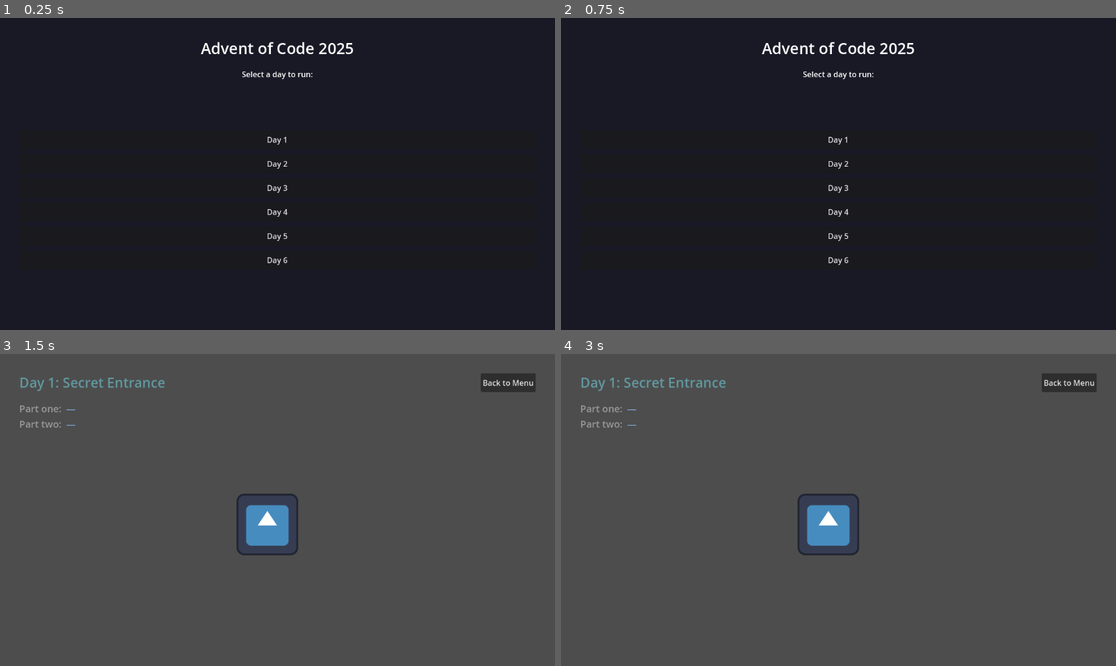
Above: before the commit, frames 1-4 (two rows, left to right).
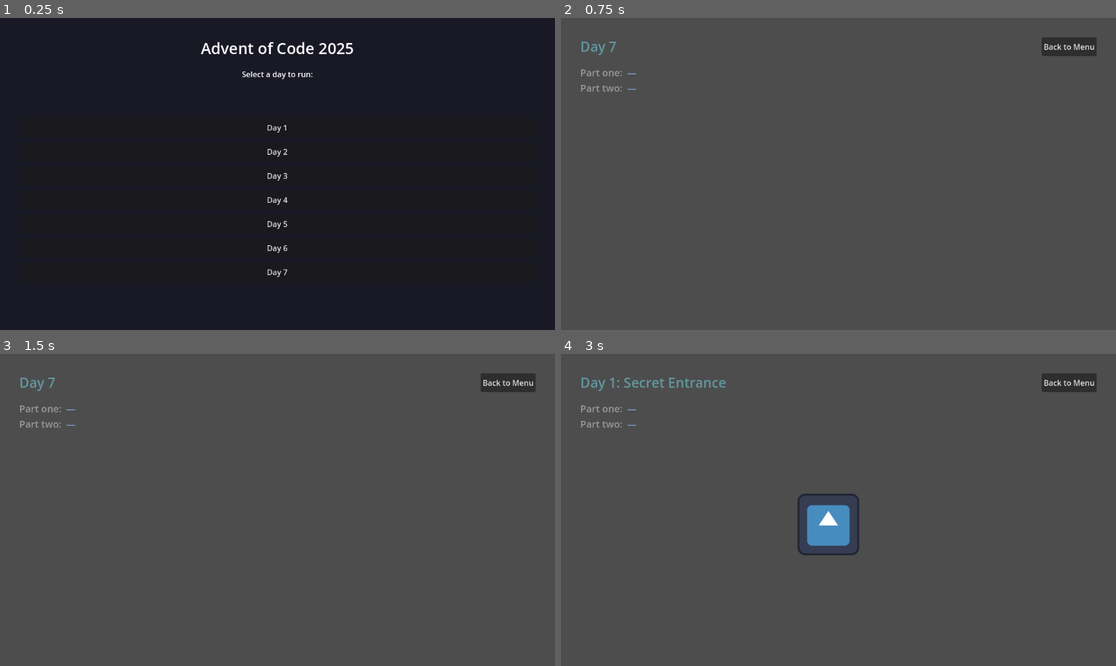
Above: after the commit, the same moments.

Repository: dzlk/adventofcode2025
Game: Godot game, scene res://scenes/main_menu.tscn
Same seed, same stepped clock (60 frames per second), same inputs: the game is played once before the commit and once after it. The engine's default icon, where the game draws it, is replaced by a stand-in: a white triangle on a blue panel in a dark square.
Inputs (mouse positions are in pixels of both pictures, inside the frame that each line leads up to):
- Up to frame 1 (0.25 s): no input
- Up to frame 2 (0.75 s): click (838, 270) at 0.5 s, where only the run after the commit has a clickable "Day 7"
- Up to frame 3 (1.5 s): click (277, 475) at 1.25 s, where only the run before the commit has a clickable "Day 1"
- Up to frame 4 (3 s): click "Back to Menu" at 2 s; click "Day 1" at 2.75 s

The runs differ from the first frame. In frame 1, 0.5% of the frame differs, in the area x 48-52%, y 34-84%; in frame 2, 99%, in the area x 0-100%, y 0-100%; in frame 3, 1.5%; in frame 4, nothing differs.
Error in both runs: Invalid call. Nonexistent function 'error' in base 'Nil'. (res://scripts/base_day.gd:48)

Commit message:
Apply formatting. Add draft for day 7

Diff:
--- a/days/day06/day06.gd
+++ b/days/day06/day06.gd
@@ -9,6 +9,7 @@
 	file = 'input.txt'
 
 	logger.toggle_log_debug(false)
+
 
 func solve_part_one(input: String) -> Variant:
 	var lines = input_to_lines(input, false)
@@ -39,6 +40,7 @@
 
 	return res
 
+
 func solve_part_two(input: String) -> Variant:
 	var lines = input_to_lines(input)
 	var w = len(lines[0])
@@ -48,7 +50,6 @@
 	var sign = ""
 	var sub_res = 0
 	for c in range(w):
-
 		if sign == "":
 			sign = lines[h - 1][c]
 			logger.debug(sign)
@@ -72,7 +73,6 @@
 			sign = ""
 			sub_res = 0
 
-
 		if sub_res == 0:
 			sub_res = value
 			continue
@@ -83,5 +83,6 @@
 
 	return res
 
+
 func eval(sign: String, lhs: int, rhs: int) -> int:
 	return lhs + rhs if sign == '+' else lhs * rhs
--- /dev/null
+++ b/days/day07/day07.gd
@@ -0,0 +1,8 @@
+extends BaseDay
+
+func _init():
+	super()
+	day = 7
+	title = "Day 7"
+
+	file = 'test_input.txt'
--- /dev/null
+++ b/days/day07/day07.tscn
@@ -0,0 +1,9 @@
+[gd_scene load_steps=3 format=3 uid="uid://ch02j883feb22"]
+
+[ext_resource type="Script" uid="uid://dqysnop36cdeq" path="res://days/day07/day07.gd" id="1_aqfms"]
+[ext_resource type="PackedScene" uid="uid://bh2b3axr5nbel" path="res://scenes/hud.tscn" id="2_prflc"]
+
+[node name="Day07" type="Node"]
+script = ExtResource("1_aqfms")
+
+[node name="HUD" parent="." instance=ExtResource("2_prflc")]
Not shown, added: days/day07/day07.gd.uid
Not shown, added: days/day07/test_input.txt
